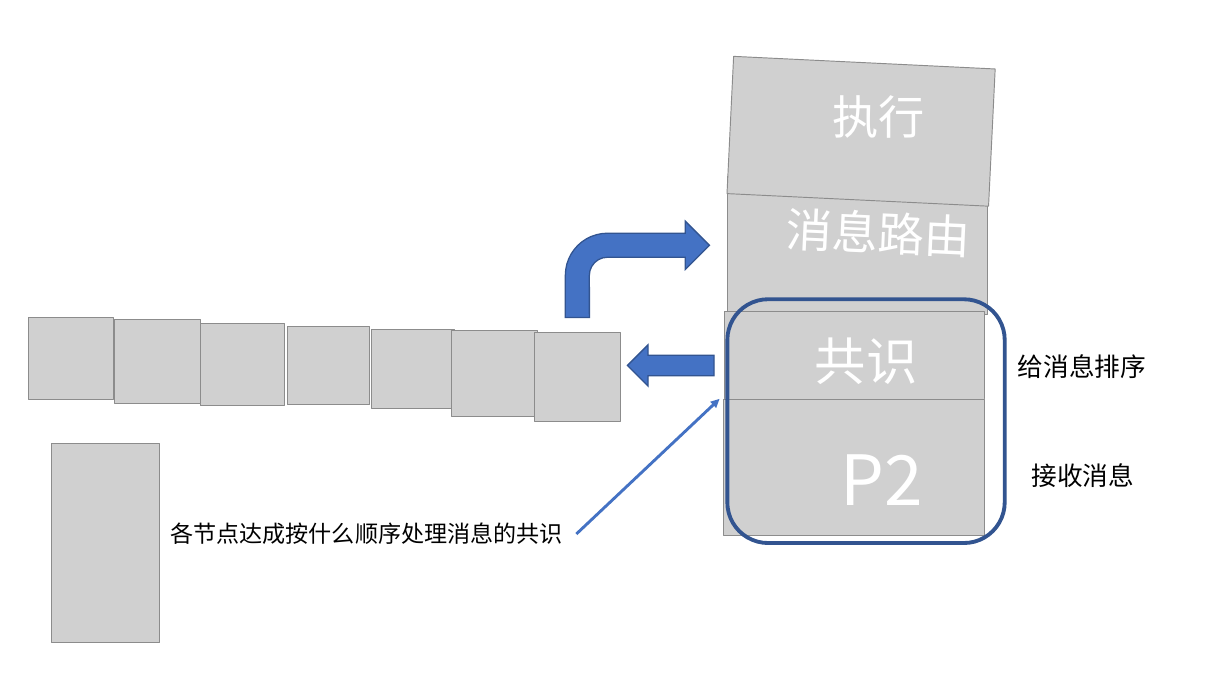
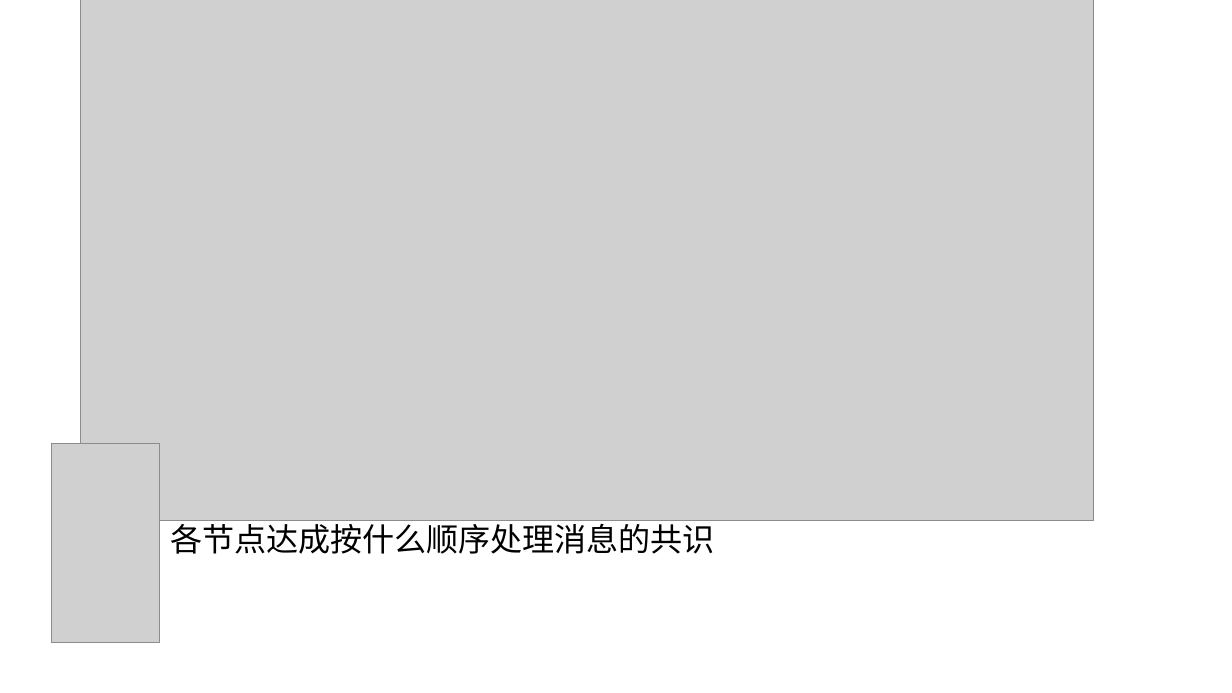
Before and after one commit to NeutronStarDAO/constellationzh.github.io, a slide deck: slide 1 of 2.核心协议/assets/演示文稿1.pptx. Drawn at 1232x693 pixels with LibreOffice and Linux fonts; fonts in the diff are those of the drawing; grey boxes stand for pictures; background and template pictures are left out. Boxes give left, top, right and bottom in pixels: in the first picture for what was removed or moved away, otherwise in the second. Text is boxed around its words. In the diff, an @@ line names an element or a change of style, - is before the commit and + after.

```diff
--- a/2.核心协议/assets/演示文稿1.pptx
+++ b/2.核心协议/assets/演示文稿1.pptx
@@ picture added at bbox=[80, 0, 1093, 521] @@
@@ picture removed at bbox=[727, 57, 995, 207] @@
@@ text removed at bbox=[832, 96, 924, 137] @@
-执行
@@ picture removed at bbox=[727, 177, 988, 315] @@
@@ text removed at bbox=[786, 200, 971, 257] @@
-消息路由
@@ bent arrow removed at bbox=[566, 221, 710, 317] @@
@@ rounded rectangle removed at bbox=[727, 299, 1005, 543] @@
@@ picture removed at bbox=[29, 318, 113, 400] @@
@@ picture removed at bbox=[115, 320, 201, 404] @@
@@ picture removed at bbox=[201, 323, 285, 406] @@
@@ picture removed at bbox=[287, 326, 370, 405] @@
@@ picture removed at bbox=[372, 329, 455, 408] @@
@@ picture removed at bbox=[726, 311, 985, 421] @@
@@ picture removed at bbox=[452, 330, 538, 416] @@
@@ picture removed at bbox=[534, 333, 621, 421] @@
@@ left arrow removed at bbox=[628, 345, 714, 386] @@
@@ text removed at bbox=[815, 338, 918, 384] @@
-共识
@@ text removed at bbox=[1018, 354, 1146, 378] @@
-给消息排序
@@ arrow removed from (577, 534) to (720, 399) @@
@@ picture removed at bbox=[724, 399, 985, 536] @@
@@ text removed at bbox=[816, 432, 949, 525] @@
-P2P
@@ text removed at bbox=[1031, 463, 1134, 487] @@
-接收消息
@@ text "各节点达成按什么顺序处理消息的共识" at bbox=[170, 519, 715, 554]: size 18 to 25 pt @@
```
Also in this commit, not shown: 4 other files.
